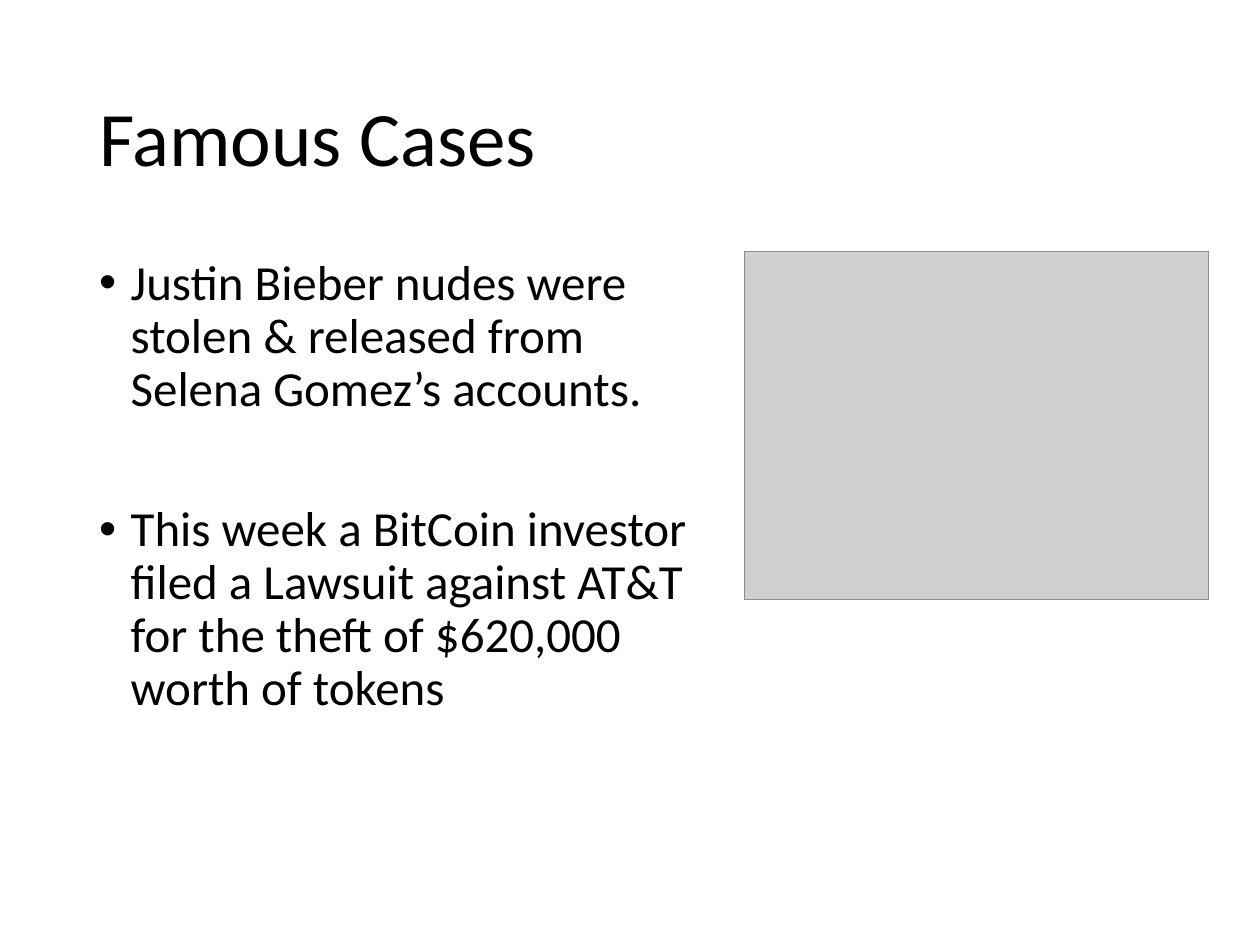
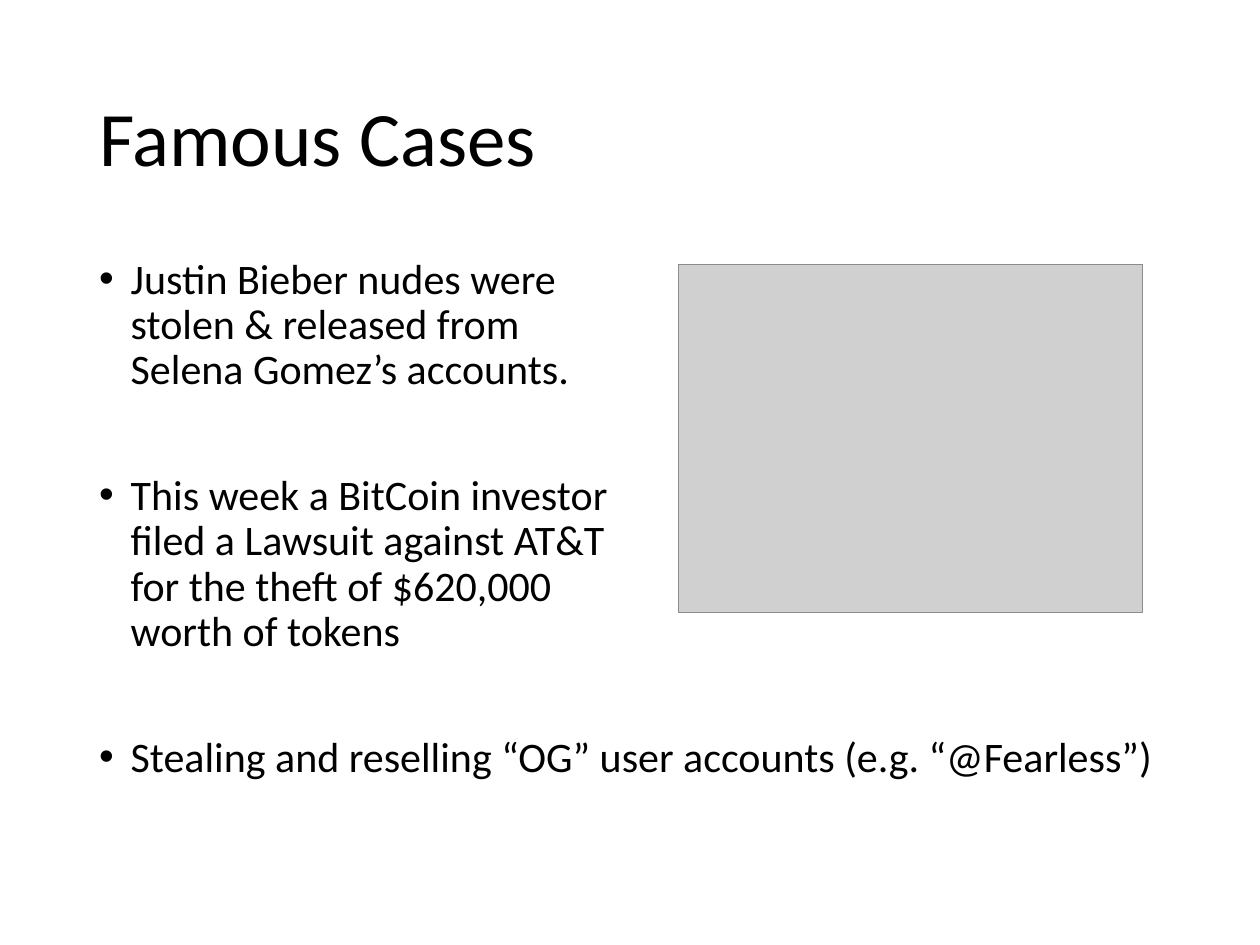
Before and after one commit to optimalcore/ICS2O0, a slide deck: slide 5 of Topic C Computers And Society/SIM Swap Fraud.pptx. Drawn at 1260x945 pixels with LibreOffice and Linux fonts; fonts in the diff are those of the drawing; grey boxes stand for pictures. Boxes give left, top, right and bottom in pixels: in the first picture for what was removed or moved away, otherwise in the second. Text is boxed around its words. In the diff, an @@ line names an element or a change of style, - is before the commit and + after.

```diff
--- a/Topic C Computers And Society/SIM Swap Fraud.pptx
+++ b/Topic C Computers And Society/SIM Swap Fraud.pptx
@@ text at (131, 264, 608, 647): size 28 to 24 pt in "Justin Bieber nudes were stolen & released ...", "This week a BitCoin investor filed a ..." @@
@@ picture: place and size @@
-picture at (745, 252, 1208, 600)
+picture at (678, 265, 1142, 612)
@@ text at (131, 741, 1152, 780): paragraph added @@
+• Stealing and reselling “OG” user accounts (e.g. “@Fearless”)
```
Also in this commit, not shown: 1 other file.
